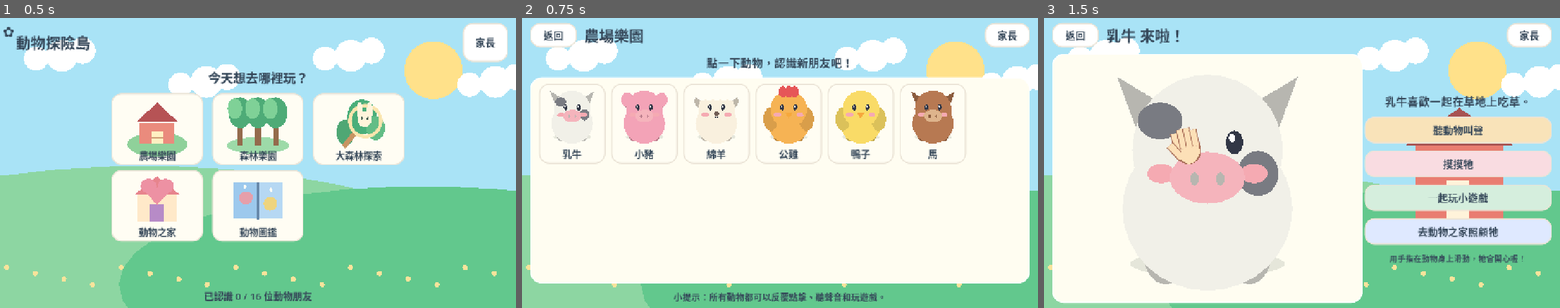
Above: before the commit, frames 1-3 (left to right).
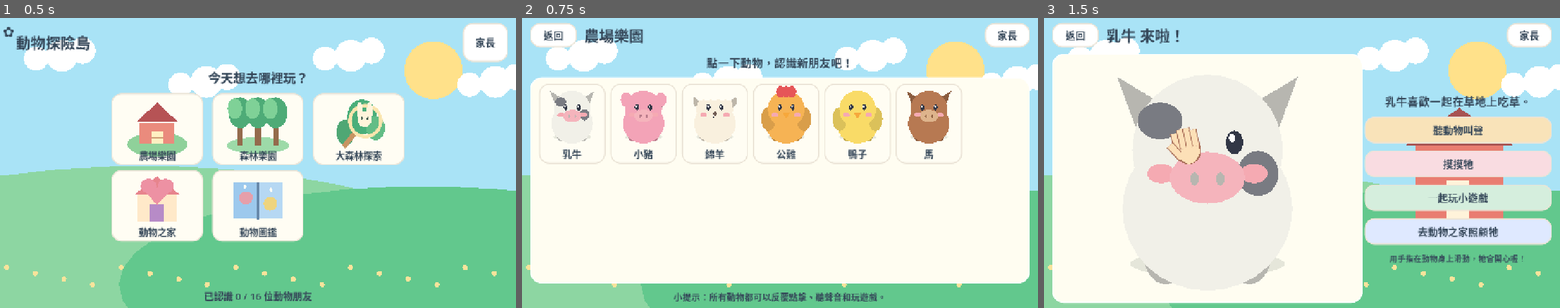
Above: after the commit, the same moments.

Repository: jimmy0933b3-sudo/farm
Game: Godot game, scene res://scenes/Main.tscn
Same seed, same stepped clock (60 frames per second), same inputs: the game is played once before the commit and once after it.
Inputs (mouse positions are in pixels of both pictures, inside the frame that each line leads up to):
- Up to frame 1 (0.5 s): no input
- Up to frame 2 (0.75 s): click (676, 128) at 0.52 s
- Up to frame 3 (1.5 s): click (1095, 122) at 1.27 s

Frame 1 is identical in both runs. In frame 2, 2.6% of the frame differs, in the area x 17-86%, y 22-51%; in frame 3, nothing differs.

Commit message:
test(ui): prevent tablet clipping, scroll large forest animal grid and migrate 6-animal saves

Diff:
--- a/scripts/Main.gd
+++ b/scripts/Main.gd
@@ -287,11 +287,16 @@
 	var panel = _panel()
 	layout.add_child(panel)
 	panel.size_flags_vertical = Control.SIZE_EXPAND_FILL
+	var scroll = ScrollContainer.new()
+	scroll.size_flags_vertical = Control.SIZE_EXPAND_FILL
+	scroll.size_flags_horizontal = Control.SIZE_EXPAND_FILL
+	scroll.horizontal_scroll_mode = ScrollContainer.SCROLL_MODE_DISABLED
+	panel.add_child(scroll)
 	var grid = GridContainer.new()
-	grid.columns = 6
-	grid.add_theme_constant_override("h_separation", 14)
-	grid.add_theme_constant_override("v_separation", 12)
-	panel.add_child(grid)
+	grid.columns = 6 if zone == "farm" else 5
+	grid.add_theme_constant_override("h_separation", 12)
+	grid.add_theme_constant_override("v_separation", 10)
+	scroll.add_child(grid)
 	for info in animals:
 		if str(info.get("zone","")) == zone:
 			grid.add_child(_animal_button(info, Callable(self,"show_animal").bind(str(info["id"]))))
--- a/scripts/SaveData.gd
+++ b/scripts/SaveData.gd
@@ -84,6 +84,28 @@
 
 func get_forest_explore_session(order: Array) -> Dictionary:
 	var session = data.get("forest_explore_session",{})
+	# Expand existing six-animal sessions without erasing animals the child
+	# already found before updating. The remaining animals are added at the end.
+	if session is Dictionary and session.get("placement",null) is Array and session.get("found",null) is Array:
+		var old_positions: Array = session["placement"]
+		var old_found: Array = session["found"]
+		if old_positions.size() == 6 and order.size() > 6 and old_found.size() <= 6:
+			var legacy_order: Array = order.slice(0,6)
+			var can_migrate: bool = true
+			for id in legacy_order:
+				if old_positions.count(id) != 1:
+					can_migrate = false
+			for i in range(old_found.size()):
+				if old_found[i] != legacy_order[i]:
+					can_migrate = false
+			if can_migrate:
+				var extended: Array = old_positions.duplicate()
+				var extras: Array = order.slice(6,order.size())
+				extras.shuffle()
+				extended.append_array(extras)
+				session = {"placement":extended,"found":old_found.duplicate()}
+				data["forest_explore_session"] = session
+				save()
 	var valid = session is Dictionary
 	if valid:
 		valid = session.get("placement",null) is Array and session.get("found",null) is Array
--- /dev/null
+++ b/tests/layout_smoke.gd
@@ -0,0 +1,80 @@
+extends SceneTree
+## Test real scene rectangles at landscape tablet sizes instead of just
+## checking scripts compile. Prevents offscreen controls and overlapping cards.
+const ChoiceArt = preload("res://scripts/ChoiceArt.gd")
+const ForestHideSpot = preload("res://scripts/ForestHideSpot.gd")
+
+func _initialize() -> void:
+	call_deferred("_run")
+
+func _run() -> void:
+	for viewport_size in [Vector2i(1280,720),Vector2i(1024,600)]:
+		root.size = viewport_size
+		await process_frame
+		var game = load("res://scenes/Main.tscn").instantiate()
+		root.add_child(game)
+		await process_frame
+		game.show_home()
+		await process_frame
+		var cards: Array=[]
+		for node in _descendants(game):
+			if node is Button and _has_picture(node):
+				cards.append(node)
+		if cards.size()!=5:
+			_fail("Home must show exactly 5 fully illustrated actions, got "+str(cards.size()))
+			return
+		for i in range(cards.size()):
+			var a: Rect2=cards[i].get_global_rect()
+			if a.position.x < 0.0 or a.end.x > game.size.x+1.0:
+				_fail("Home card out of horizontal bounds at "+str(viewport_size))
+				return
+			for j in range(i+1,cards.size()):
+				if a.intersects(cards[j].get_global_rect()):
+					_fail("Home cards overlap at "+str(viewport_size))
+					return
+		game._go("forest_explore")
+		await process_frame
+		if game.screen!="forest_search":
+			_fail("Large forest screen did not open")
+			return
+		var map=game.forest_game.stage
+		if map.size.y < 190.0:
+			_fail("Forest stage is too short for child touch targets")
+			return
+		if map.get_global_rect().end.y > game.size.y+3.0:
+			_fail("Forest gameplay background is below bottom edge at "+str(viewport_size))
+			return
+		for spot in game.forest_game.spots:
+			if spot is BaseButton:
+				_fail("A forest hideout still inherits a white Button background")
+				return
+			if not spot is ForestHideSpot:
+				_fail("Unknown hideout type")
+				return
+		for child in _descendants(game.forest_game):
+			if child is Button:
+				var rect: Rect2=child.get_global_rect()
+				if rect.end.y > game.size.y+3.0 or rect.position.y < -2.0:
+					_fail("Forest HUD button is clipped off-screen at "+str(viewport_size))
+					return
+		game.queue_free()
+		await process_frame
+	print("PASS: 1280x720 and 1024x600 no card overlap; forest HUD bounded and hideouts unthemed")
+	quit(0)
+
+func _has_picture(button: Button) -> bool:
+	for child in _descendants(button):
+		if child.get_script()==ChoiceArt:
+			return true
+	return false
+
+func _descendants(node: Node) -> Array:
+	var all: Array=[]
+	for child in node.get_children():
+		all.append(child)
+		all.append_array(_descendants(child))
+	return all
+
+func _fail(reason: String) -> void:
+	push_error("LANDSCAPE LAYOUT FAIL: "+reason)
+	quit(1)
Not shown, changed: .github/workflows/android.yml
